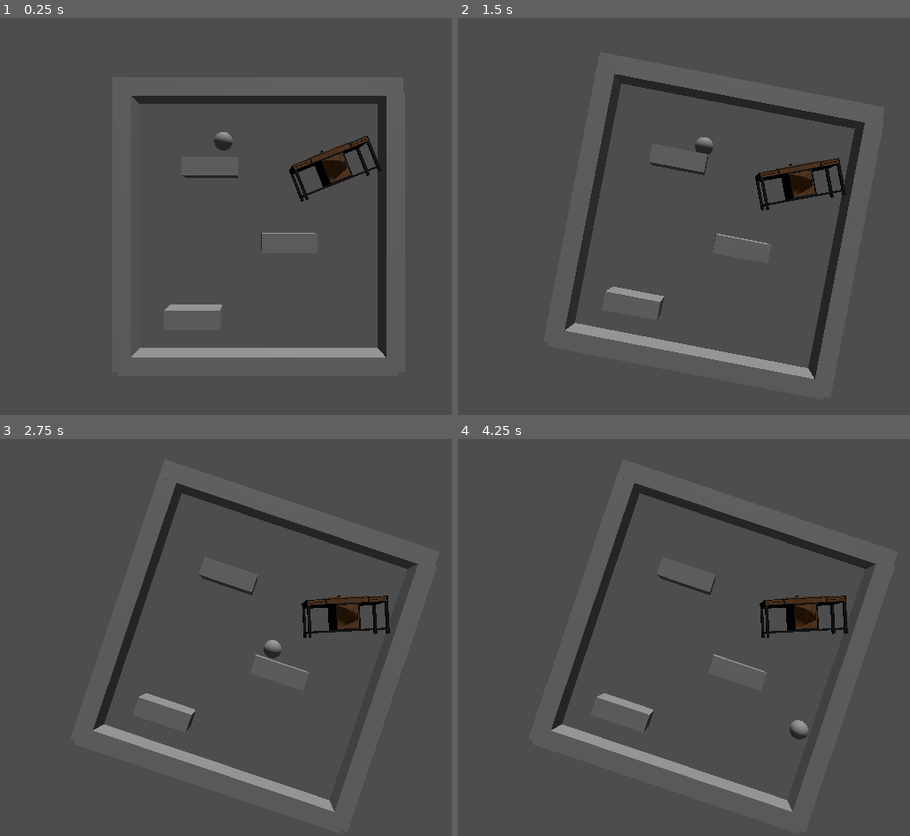
Above: before the commit, frames 1-4 (two rows, left to right).
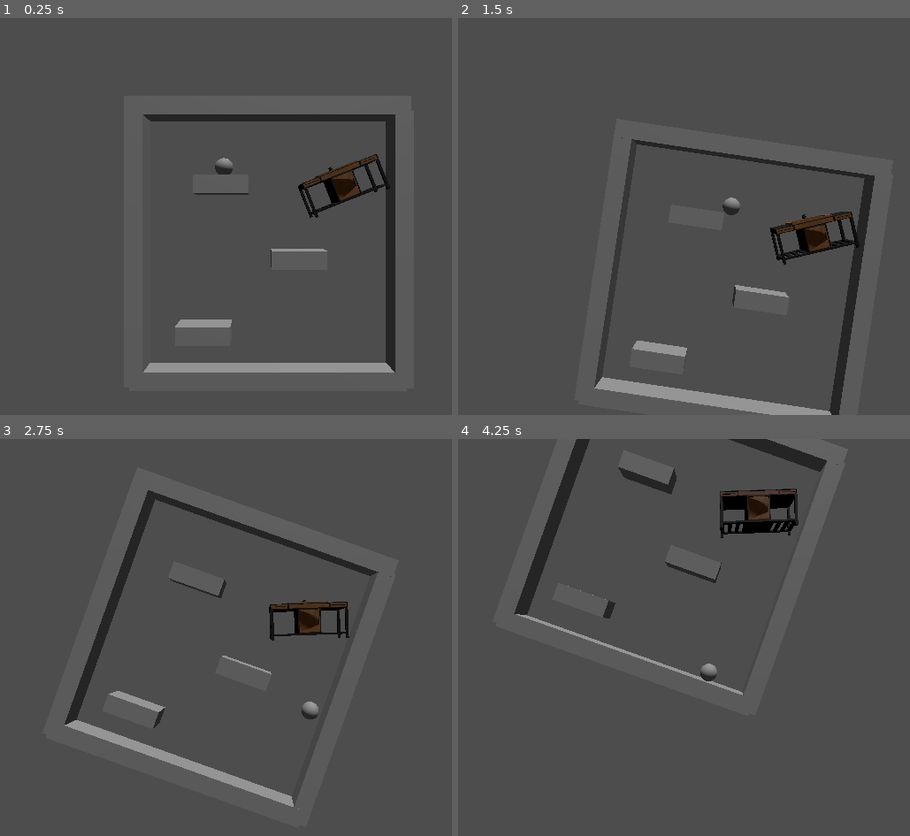
Above: after the commit, the same moments.

Repository: etournity/maybe_down
Game: Godot game, scene res://scenes/main.tscn
Two runs of this game, one before a commit and one after it. Both use one fixed random seed, a clock stepped at 60 frames per second and the inputs below.
Inputs (mouse positions are in pixels of both pictures, inside the frame that each line leads up to):
- Up to frame 1 (0.25 s): no input
- Up to frame 2 (1.5 s): move the mouse to (869, 196) at 0.52 s; tap Mouse wheel down (left) at 0.6 s; move the mouse to (575, 236) at 1.27 s; tap Mouse wheel up (right) at 1.35 s
- Up to frame 3 (2.75 s): move the mouse to (329, 550) at 2.02 s; tap Mouse wheel down (left) at 2.1 s
- Up to frame 4 (4.25 s): move the mouse to (679, 716) at 2.77 s; tap Mouse wheel up (right) at 2.85 s; move the mouse to (outside the picture) at 3.52 s; tap Mouse wheel down (left) at 3.6 s

The runs differ from the first frame. In frame 1, 9.5% of the frame differs, in the area x 29-88%, y 19-90%; in frame 2, 11%, in the area x 23-93%, y 14-100%; in frame 3, 8.8%; in frame 4, 9.4%.

Commit message:
feat: smooth camera follow

Diff:
--- a/project.godot
+++ b/project.godot
@@ -41,3 +41,7 @@
 "events": [Object(InputEventKey,"resource_local_to_scene":false,"resource_name":"","device":-1,"window_id":0,"alt_pressed":false,"shift_pressed":false,"ctrl_pressed":true,"meta_pressed":false,"pressed":false,"keycode":0,"physical_keycode":81,"key_label":0,"unicode":0,"echo":false,"script":null)
 ]
 }
+
+[physics]
+
+3d/default_gravity=16.0
--- /dev/null
+++ b/scenes/Camera.gd
@@ -0,0 +1,9 @@
+extends Camera3D
+
+@export var npc : RigidBody3D
+
+func _ready():
+	pass
+
+func _process(delta):
+	position = position.lerp(npc.position + Vector3(0,0,15), delta)
--- a/scenes/World.gd
+++ b/scenes/World.gd
@@ -22,7 +22,7 @@
 	var smooth_rot = current_rot + (target_rot - current_rot) * delta * snappiness
 	camera.rotation_degrees.z = smooth_rot
 
-	PhysicsServer3D.area_set_param(get_world_3d().space, PhysicsServer3D.AREA_PARAM_GRAVITY_VECTOR, -camera.basis.y)
+	PhysicsServer3D.area_set_param(get_world_3d().space, PhysicsServer3D.AREA_PARAM_GRAVITY_VECTOR, -camera.basis.y * 1.7)
 
 	if(Input.is_action_just_pressed("quit")):
 		get_tree().quit()
--- a/scenes/main.tscn
+++ b/scenes/main.tscn
@@ -1,12 +1,13 @@
-[gd_scene load_steps=13 format=3 uid="uid://7tw7q0wgsivv"]
+[gd_scene load_steps=14 format=3 uid="uid://7tw7q0wgsivv"]
 
 [ext_resource type="Script" path="res://scenes/World.gd" id="1_k8dhs"]
 [ext_resource type="PackedScene" uid="uid://bfs3ewieb5wyj" path="res://assets/objects/realistic/Sink.tscn" id="2_3it8b"]
+[ext_resource type="Script" path="res://scenes/Camera.gd" id="2_342py"]
 
 [sub_resource type="Environment" id="Environment_tnlyh"]
 
 [sub_resource type="PhysicsMaterial" id="PhysicsMaterial_nyp13"]
-friction = 0.47
+friction = 0.5
 bounce = 0.3
 
 [sub_resource type="SphereShape3D" id="SphereShape3D_h0xe1"]
@@ -32,16 +33,14 @@
 
 [node name="Main" type="Node3D"]
 script = ExtResource("1_k8dhs")
-snappiness = 4.0
+snappiness = 6.0
 rotation_speed = 20.0
 
 [node name="WorldEnvironment" type="WorldEnvironment" parent="."]
 environment = SubResource("Environment_tnlyh")
 
-[node name="Node3D" type="Node3D" parent="."]
-
-[node name="NPC" type="RigidBody3D" parent="Node3D"]
-transform = Transform3D(1, 0, 0, 0, 1, 0, 0, 0, 1, -1.90034, 1.77124, 0)
+[node name="NPC" type="RigidBody3D" parent="."]
+transform = Transform3D(1, 0, 0, 0, 1, 0, 0, 0, 1, -2.4259, 5.75807, 0)
 axis_lock_linear_z = true
 axis_lock_angular_x = true
 axis_lock_angular_y = true
@@ -49,16 +48,17 @@
 continuous_cd = true
 can_sleep = false
 
-[node name="CollisionShape3D2" type="CollisionShape3D" parent="Node3D/NPC"]
-transform = Transform3D(1, 0, 0, 0, 1, 0, 0, 0, 1, 0, 4.00494, 0)
+[node name="CollisionShape3D2" type="CollisionShape3D" parent="NPC"]
 shape = SubResource("SphereShape3D_h0xe1")
 
-[node name="MeshInstance3D" type="MeshInstance3D" parent="Node3D/NPC/CollisionShape3D2"]
+[node name="MeshInstance3D" type="MeshInstance3D" parent="NPC/CollisionShape3D2"]
 mesh = SubResource("SphereMesh_3fhbj")
 
-[node name="Camera" type="Camera3D" parent="."]
+[node name="Camera" type="Camera3D" parent="." node_paths=PackedStringArray("npc")]
 transform = Transform3D(1, 0, 0, 0, 1, 0, 0, 0, 1, 0, 1.33366, 14.3209)
 current = true
+script = ExtResource("2_342py")
+npc = NodePath("../NPC")
 
 [node name="DirectionalLight3D" type="DirectionalLight3D" parent="Camera"]
 transform = Transform3D(0.977995, 0.0591246, 0.200076, -0.208629, 0.27716, 0.9379, -4.44089e-16, -0.959003, 0.283396, 0, 3.04366, -14.3209)
@@ -66,7 +66,7 @@
 [node name="World" type="Node3D" parent="."]
 
 [node name="StaticBody3D7" type="StaticBody3D" parent="World"]
-transform = Transform3D(1.31134e-07, -1, 0, 1, 1.31134e-07, 0, 0, 0, 1, 7.35467, 0.488893, 0)
+transform = Transform3D(1.31134e-07, -1, 0, 1, 1.31134e-07, 0, 0, 0, 1, 7.37652, 0.488893, -0.00591469)
 
 [node name="CollisionShape3D" type="CollisionShape3D" parent="World/StaticBody3D7"]
 shape = SubResource("BoxShape3D_di7hj")
